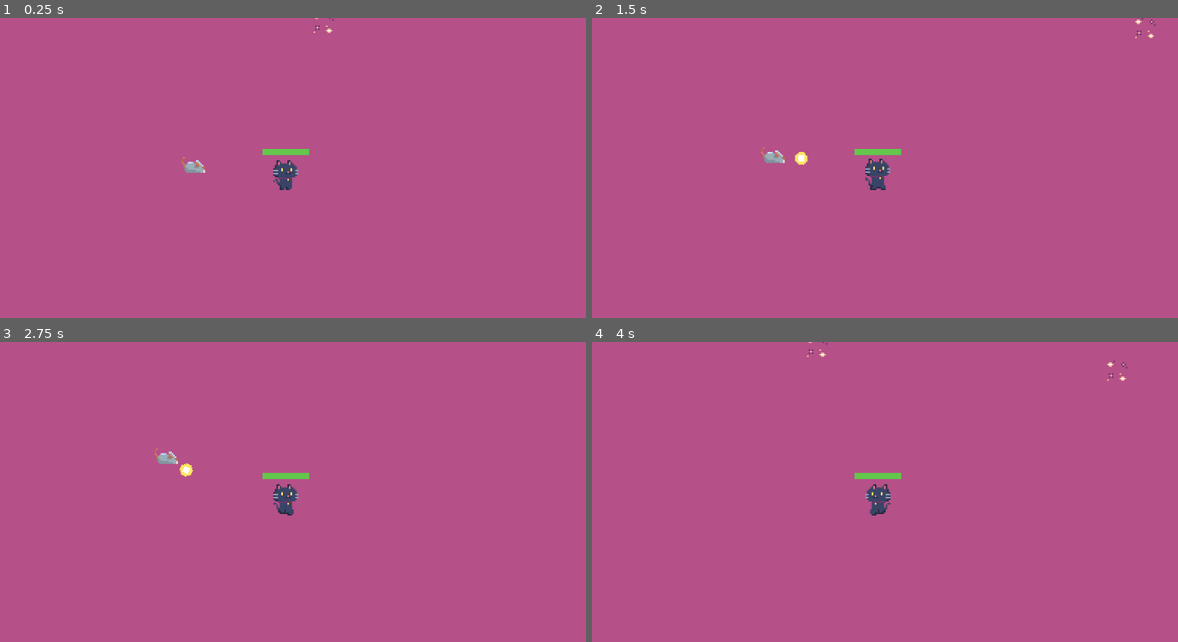
Above: before the commit, frames 1-4 (two rows, left to right).
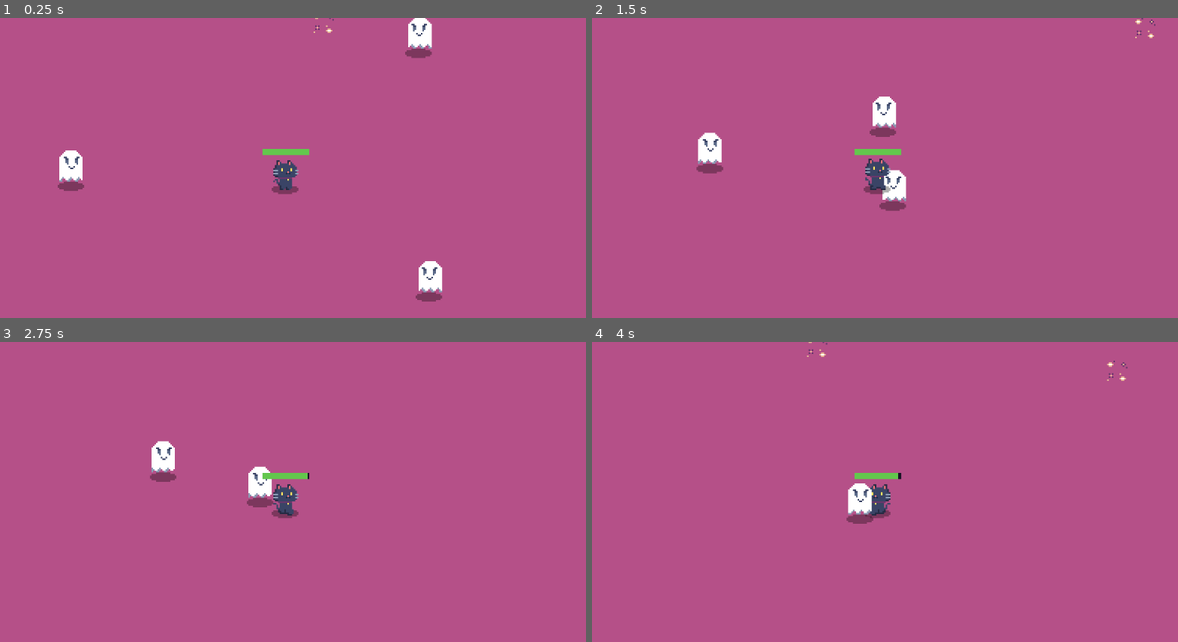
Above: after the commit, the same moments.

Repository: PkHila/Black-Cat-Survivor-Game
Game: Godot game, scene res://Scenes/game_scene.tscn
The game is run twice, just before and just after one commit, with the same random seed, the same clock (stepped at 60 frames per second) and the same inputs.
Inputs:
- Up to frame 1 (0.25 s): no input
- Up to frame 2 (1.5 s): hold D (move_right) 0.53-1.28 s; hold S (move_down) from 1.28 s (still down)
- Up to frame 3 (2.75 s): release S (move_down) at 2.03 s; hold D (move_right) from 2.03 s (still down)
- Up to frame 4 (4 s): release D (move_right) at 2.78 s; hold W (move_up) 2.78-3.53 s; hold A (move_left) from 3.53 s (still down)

The runs differ from the first frame. In frame 1, 1.7% of the frame differs, in the area x 9-76%, y 0-95%; in frame 2, 1.7%, in the area x 17-54%, y 26-65%; in frame 3, 1.1%; in frame 4, 0.6%.

Commit message:
Add ghost enemy and blob shadow
Replaces the rat placeholder and adds a shadow sprite to be used in all moving entities

Diff:
--- /dev/null
+++ b/Enemies/ghost.tscn
@@ -0,0 +1,96 @@
+[gd_scene load_steps=14 format=3 uid="uid://c6yq80ueqspqp"]
+
+[ext_resource type="Script" path="res://Enemies/walking_enemy.gd" id="1_midmf"]
+[ext_resource type="Texture2D" uid="uid://bsg3g1q7ml654" path="res://Sprites/GhostEnemy.png" id="2_om1tk"]
+[ext_resource type="Texture2D" uid="uid://bkb6o40rnqbe6" path="res://Sprites/BlobShadow.png" id="3_4cxb4"]
+
+[sub_resource type="AtlasTexture" id="AtlasTexture_tuv0w"]
+atlas = ExtResource("2_om1tk")
+region = Rect2(0, 0, 24, 24)
+
+[sub_resource type="AtlasTexture" id="AtlasTexture_72one"]
+atlas = ExtResource("2_om1tk")
+region = Rect2(24, 0, 24, 24)
+
+[sub_resource type="AtlasTexture" id="AtlasTexture_3fkn8"]
+atlas = ExtResource("2_om1tk")
+region = Rect2(48, 0, 24, 24)
+
+[sub_resource type="AtlasTexture" id="AtlasTexture_755sg"]
+atlas = ExtResource("2_om1tk")
+region = Rect2(72, 0, 24, 24)
+
+[sub_resource type="AtlasTexture" id="AtlasTexture_8t78x"]
+atlas = ExtResource("2_om1tk")
+region = Rect2(96, 0, 24, 24)
+
+[sub_resource type="AtlasTexture" id="AtlasTexture_wy1kh"]
+atlas = ExtResource("2_om1tk")
+region = Rect2(120, 0, 24, 24)
+
+[sub_resource type="AtlasTexture" id="AtlasTexture_n2a8f"]
+atlas = ExtResource("2_om1tk")
+region = Rect2(144, 0, 24, 24)
+
+[sub_resource type="AtlasTexture" id="AtlasTexture_rr4fx"]
+atlas = ExtResource("2_om1tk")
+region = Rect2(168, 0, 24, 24)
+
+[sub_resource type="SpriteFrames" id="SpriteFrames_1u6lb"]
+animations = [{
+"frames": [{
+"duration": 1.0,
+"texture": SubResource("AtlasTexture_tuv0w")
+}, {
+"duration": 1.0,
+"texture": SubResource("AtlasTexture_72one")
+}, {
+"duration": 1.0,
+"texture": SubResource("AtlasTexture_3fkn8")
+}, {
+"duration": 1.0,
+"texture": SubResource("AtlasTexture_755sg")
+}, {
+"duration": 1.0,
+"texture": SubResource("AtlasTexture_8t78x")
+}, {
+"duration": 1.0,
+"texture": SubResource("AtlasTexture_wy1kh")
+}, {
+"duration": 1.0,
+"texture": SubResource("AtlasTexture_n2a8f")
+}, {
+"duration": 1.0,
+"texture": SubResource("AtlasTexture_rr4fx")
+}],
+"loop": true,
+"name": &"default",
+"speed": 5.0
+}]
+
+[sub_resource type="CircleShape2D" id="CircleShape2D_6qnpi"]
+radius = 7.07107
+
+[node name="Ghost" type="CharacterBody2D"]
+y_sort_enabled = true
+collision_layer = 2
+collision_mask = 3
+script = ExtResource("1_midmf")
+movement_speed = 60.0
+
+[node name="Sprite" type="AnimatedSprite2D" parent="."]
+unique_name_in_owner = true
+z_index = 1
+y_sort_enabled = true
+sprite_frames = SubResource("SpriteFrames_1u6lb")
+autoplay = "default"
+offset = Vector2(0, -13)
+
+[node name="CollisionShape2D" type="CollisionShape2D" parent="."]
+position = Vector2(0, -9)
+shape = SubResource("CircleShape2D_6qnpi")
+
+[node name="Sprite2D" type="Sprite2D" parent="."]
+modulate = Color(1, 1, 1, 0.313726)
+position = Vector2(0, -6)
+texture = ExtResource("3_4cxb4")
--- a/Enemies/rat.tscn
+++ /dev/null
@@ -1,58 +0,0 @@
-[gd_scene load_steps=9 format=3 uid="uid://dve5n1mc2lsqo"]
-
-[ext_resource type="Script" path="res://Enemies/walking_enemy.gd" id="1_1fupt"]
-[ext_resource type="Texture2D" uid="uid://4hdyw17600uq" path="res://Sprites/Enemy_Single_Rat/Rat/Rat_Idle.png" id="1_jg1rq"]
-
-[sub_resource type="AtlasTexture" id="AtlasTexture_wdefw"]
-atlas = ExtResource("1_jg1rq")
-region = Rect2(0, 0, 64, 64)
-
-[sub_resource type="AtlasTexture" id="AtlasTexture_xeoe5"]
-atlas = ExtResource("1_jg1rq")
-region = Rect2(64, 0, 64, 64)
-
-[sub_resource type="AtlasTexture" id="AtlasTexture_bd6bw"]
-atlas = ExtResource("1_jg1rq")
-region = Rect2(128, 0, 64, 64)
-
-[sub_resource type="AtlasTexture" id="AtlasTexture_t731t"]
-atlas = ExtResource("1_jg1rq")
-region = Rect2(192, 0, 64, 64)
-
-[sub_resource type="SpriteFrames" id="SpriteFrames_1u6lb"]
-animations = [{
-"frames": [{
-"duration": 1.0,
-"texture": SubResource("AtlasTexture_wdefw")
-}, {
-"duration": 1.0,
-"texture": SubResource("AtlasTexture_xeoe5")
-}, {
-"duration": 1.0,
-"texture": SubResource("AtlasTexture_bd6bw")
-}, {
-"duration": 1.0,
-"texture": SubResource("AtlasTexture_t731t")
-}],
-"loop": true,
-"name": &"default",
-"speed": 5.0
-}]
-
-[sub_resource type="CircleShape2D" id="CircleShape2D_6qnpi"]
-radius = 4.0
-
-[node name="Rat" type="CharacterBody2D"]
-collision_layer = 2
-script = ExtResource("1_1fupt")
-
-[node name="Sprite" type="AnimatedSprite2D" parent="."]
-unique_name_in_owner = true
-z_index = 1
-y_sort_enabled = true
-sprite_frames = SubResource("SpriteFrames_1u6lb")
-offset = Vector2(0, -13)
-
-[node name="CollisionShape2D" type="CollisionShape2D" parent="."]
-position = Vector2(1, -1)
-shape = SubResource("CircleShape2D_6qnpi")
--- a/Scenes/game_scene.tscn
+++ b/Scenes/game_scene.tscn
@@ -1,7 +1,7 @@
 [gd_scene load_steps=10 format=4 uid="uid://bvhmmi7q84liw"]
 
 [ext_resource type="PackedScene" uid="uid://b2qptiqc71xb3" path="res://Scenes/player.tscn" id="1_e0gp0"]
-[ext_resource type="PackedScene" uid="uid://dve5n1mc2lsqo" path="res://Enemies/rat.tscn" id="2_3bf6h"]
+[ext_resource type="PackedScene" uid="uid://c6yq80ueqspqp" path="res://Enemies/ghost.tscn" id="3_ht34q"]
 [ext_resource type="Texture2D" uid="uid://il8uimcrk4f" path="res://Sprites/pink_grass.png" id="4_bo05e"]
 
 [sub_resource type="TileSetAtlasSource" id="TileSetAtlasSource_57piu"]
@@ -72,12 +72,6 @@
 tile_map_data = PackedByteArray("AAAJAPL/AQAAAAIAAAAVAO3/AQAAAAIAAAAMAO3/AQACAAIAAAAPAPD/AQACAAIAAAAIAOz/AQACAAIAAAAMAOn/AQACAAIAAAAVAPL/AQACAAIAAAAEAPP/AQACAAIAAAATAOr/AQACAAIAAAARAPX/AQACAAIAAAAcAPD/AQACAAIAAAA=")
 tile_set = SubResource("TileSet_wsay2")
 
-[node name="Rat" parent="." instance=ExtResource("2_3bf6h")]
-y_sort_enabled = true
-position = Vector2(-67, -13)
-movement_speed = 30.0
-health = 5
-
 [node name="Player" parent="." instance=ExtResource("1_e0gp0")]
 z_index = 1
 movement_speed = 60.0
@@ -106,3 +100,14 @@
 [node name="BottomBoundry" type="CollisionShape2D" parent="WorldBoundries"]
 position = Vector2(0, 784)
 shape = SubResource("WorldBoundaryShape2D_pc3if")
+
+[node name="Enemies test" type="Node2D" parent="."]
+
+[node name="Ghost" parent="Enemies test" instance=ExtResource("3_ht34q")]
+position = Vector2(96, -96)
+
+[node name="Ghost2" parent="Enemies test" instance=ExtResource("3_ht34q")]
+position = Vector2(104, 80)
+
+[node name="Ghost3" parent="Enemies test" instance=ExtResource("3_ht34q")]
+position = Vector2(-152, 0)
--- a/Scenes/player.tscn
+++ b/Scenes/player.tscn
@@ -1,8 +1,9 @@
-[gd_scene load_steps=19 format=3 uid="uid://b2qptiqc71xb3"]
+[gd_scene load_steps=20 format=3 uid="uid://b2qptiqc71xb3"]
 
 [ext_resource type="Script" path="res://Scenes/player_movement.gd" id="1_4gn5i"]
 [ext_resource type="Texture2D" uid="uid://bvo5g5w8s4tln" path="res://Sprites/BlackCatPlayer.png" id="2_pn8mj"]
 [ext_resource type="PackedScene" uid="uid://blil5f8t361y5" path="res://Scenes/weapon.tscn" id="3_mm84q"]
+[ext_resource type="Texture2D" uid="uid://bkb6o40rnqbe6" path="res://Sprites/BlobShadow.png" id="4_gp3i2"]
 
 [sub_resource type="AtlasTexture" id="AtlasTexture_1hg4g"]
 atlas = ExtResource("2_pn8mj")
@@ -131,6 +132,7 @@
 
 [node name="ProgressBar" type="ProgressBar" parent="."]
 unique_name_in_owner = true
+z_index = 3
 offset_left = -15.0
 offset_top = -24.0
 offset_right = 15.0
@@ -139,3 +141,8 @@
 theme_override_styles/fill = SubResource("StyleBoxFlat_dxw2q")
 value = 100.0
 show_percentage = false
+
+[node name="Sprite2D" type="Sprite2D" parent="."]
+modulate = Color(1, 1, 1, 0.313726)
+position = Vector2(0, -4)
+texture = ExtResource("4_gp3i2")
Binary file added: Sprites/BlobShadow.png
Not shown, changed: Sprites/BlobShadow.png.import
Binary file removed: Sprites/Enemy_Single_Rat/Rat/Rat_Ability.png
Not shown, removed: Sprites/Enemy_Single_Rat/Rat/Rat_Ability.png.import
Binary file removed: Sprites/Enemy_Single_Rat/Rat/Rat_Attack.png
Not shown, removed: Sprites/Enemy_Single_Rat/Rat/Rat_Attack.png.import
Binary file removed: Sprites/Enemy_Single_Rat/Rat/Rat_Attack_FX.png
Not shown, removed: Sprites/Enemy_Single_Rat/Rat/Rat_Attack_FX.png.import
Binary file removed: Sprites/Enemy_Single_Rat/Rat/Rat_Death.png
Binary file removed: Sprites/Enemy_Single_Rat/Rat/Rat_Death_FX.png
Binary file removed: Sprites/Enemy_Single_Rat/Rat/Rat_Full.png
Not shown, removed: Sprites/Enemy_Single_Rat/Rat/Rat_Full.png.import
(and 8 more such lines)
